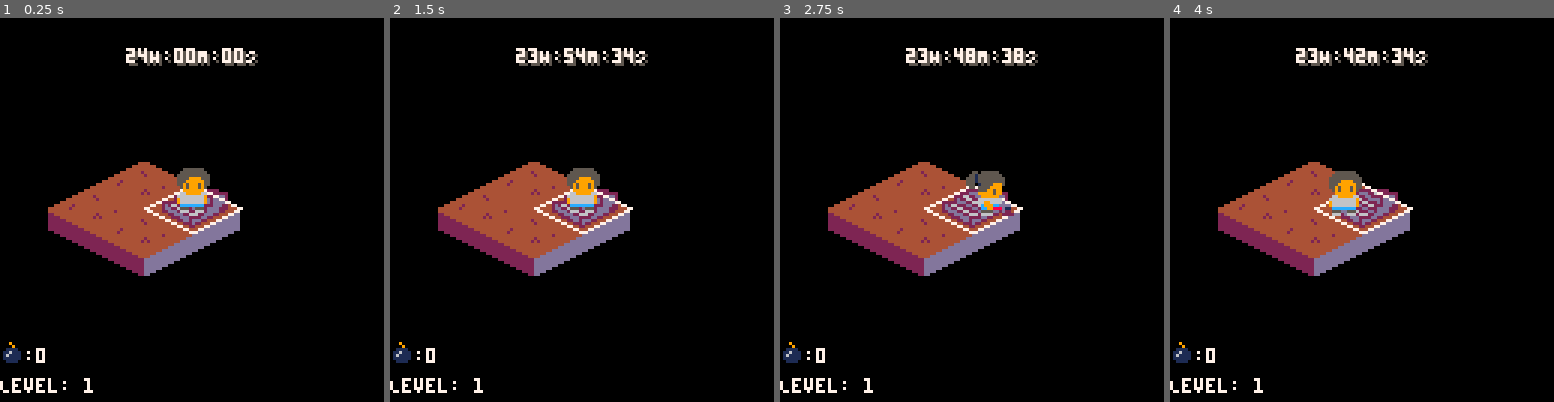
Above: before the commit, frames 1-4 (left to right).
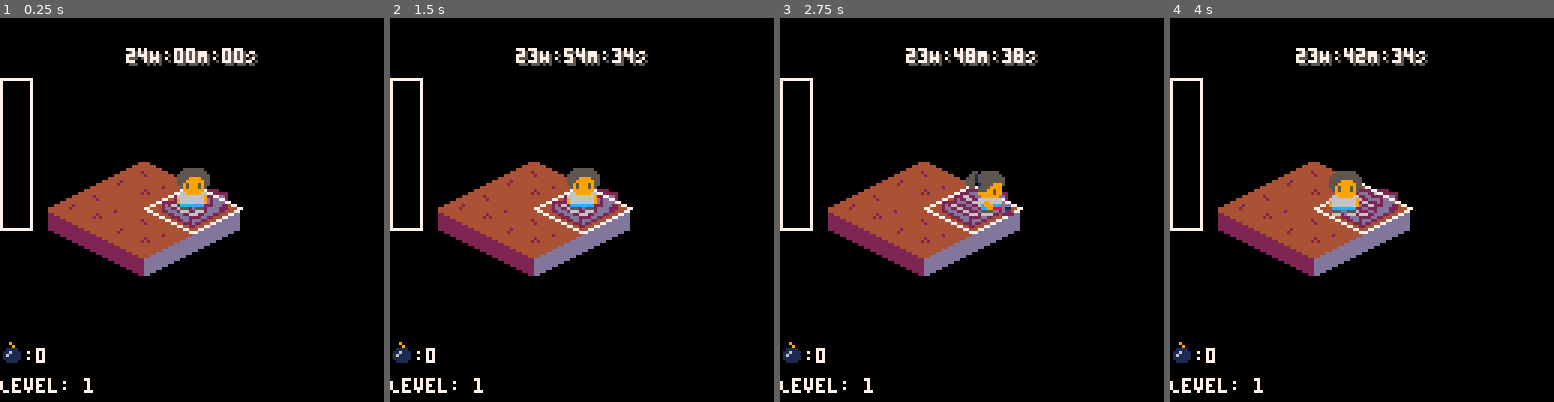
Above: after the commit, the same moments.

Repository: scottnm/collards.p8
Game: PICO-8 cartridge collards.p8
Two runs of this game, one before a commit and one after it. Both use one fixed random seed, a clock stepped at 60 frames per second and the inputs below.
Inputs:
- Up to frame 1 (0.25 s): no input
- Up to frame 2 (1.5 s): tap X (X key) at 0.33, 1.07 s; tap O (Z key) at 0.7 s
- Up to frame 3 (2.75 s): hold Right 1.6-2.1 s; tap O (Z key) at 1.7, 2.1, 2.5 s; tap X (X key) at 1.85 s; hold Up 2.15-2.42 s; hold Right from 2.47 s (still down)
- Up to frame 4 (4 s): tap O (Z key) at 2.9, 3.3, 3.7 s; tap X (X key) at 2.97 s; release Right at 3.03 s; hold Left 3.08-3.58 s; hold Down 3.63-3.97 s

The runs differ from the first frame. In frame 1, 0.7% of the frame differs, in the area x 0-9%, y 15-56%; in frame 2, 0.7%; in frame 3, 0.7%; in frame 4, 0.7%.

Commit message:
basic outline for a metal detector bar

Diff:
--- a/main.lua
+++ b/main.lua
@@ -116,6 +116,8 @@
 
     g_maps = gen_maps(10)
     move_to_level(1, TileType.FloorEntry)
+
+    g_detector = 0
 end
 
 function _update()
@@ -600,6 +602,9 @@
         end
     end
 
+    -- draw the metal detector
+    draw_detector_ui(g_detector)
+
     -- draw the bomb counter UI
     draw_bomb_item({ x = 4, y = 111 })
     print(":"..g_player.bomb_count, 8, 110, Colors.White)
@@ -663,6 +668,10 @@
         -- draw the page UI
         draw_page_ui(g_player)
     end
+end
+
+function draw_detector_ui(detector)
+    rect(0, 20, 10, 70, Colors.White)
 end
 
 function draw_page_ui(player)
